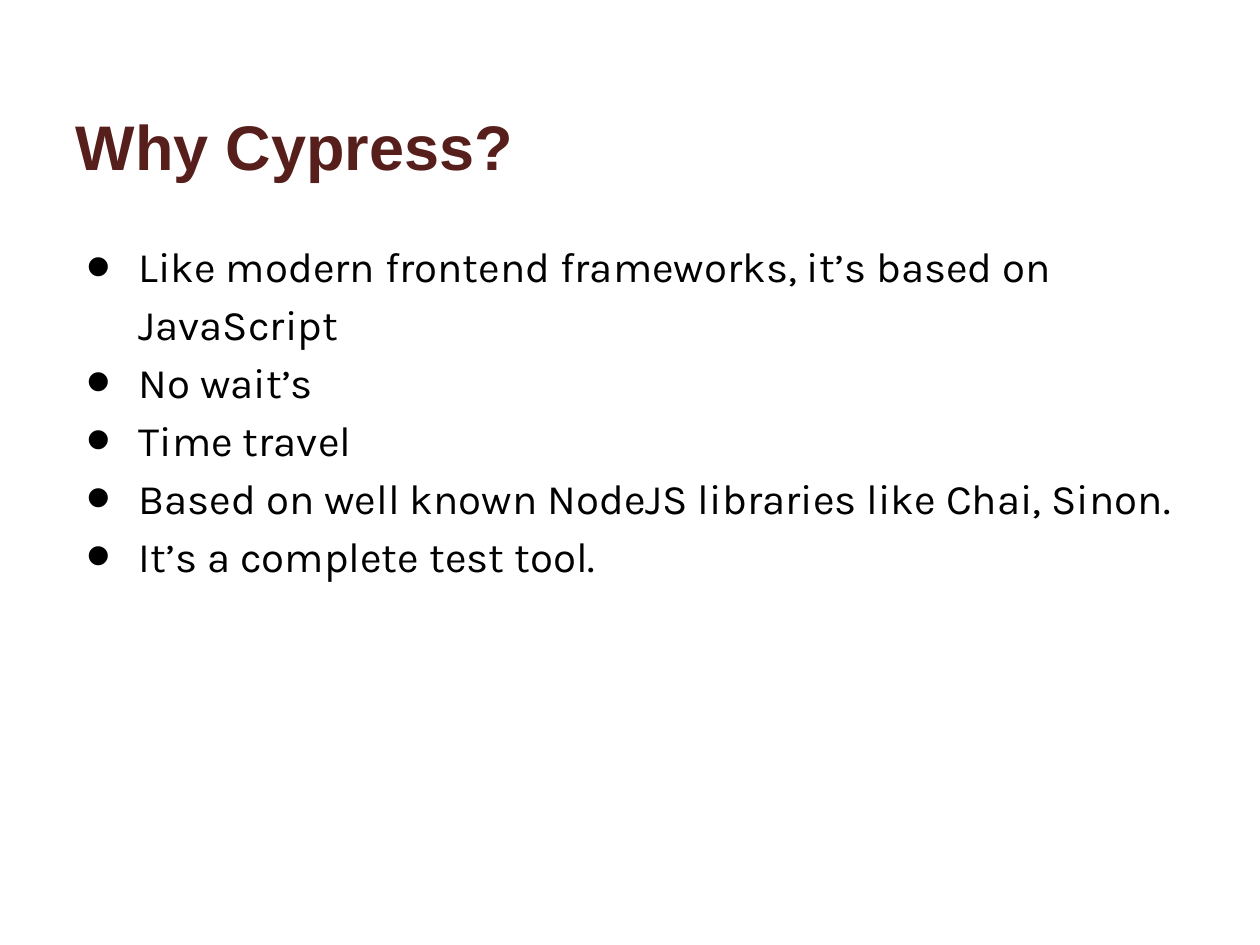
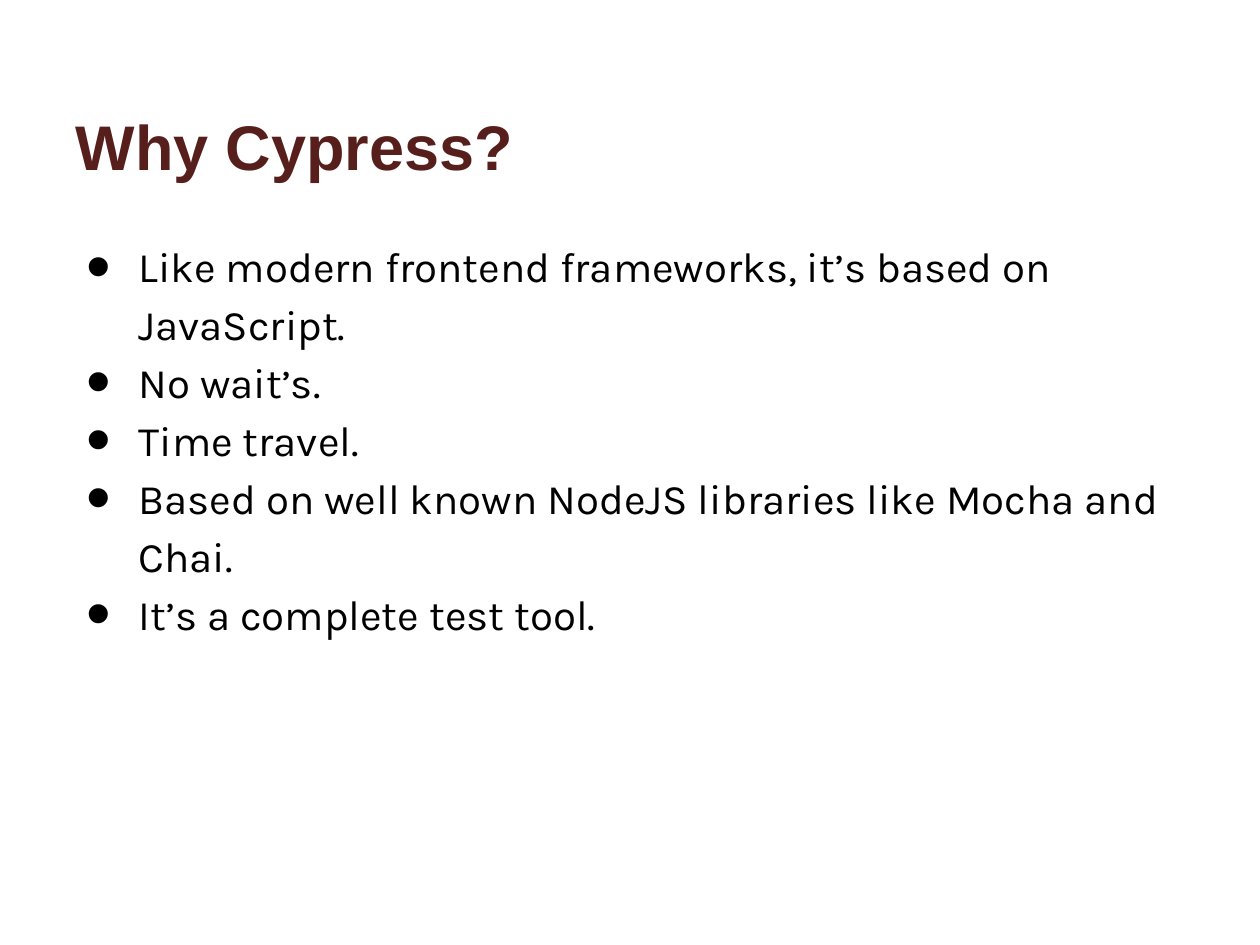
Before and after one commit to andekd/CypressWS, a slide deck: slide 3 of workshop/CypressWS.pptx. Drawn at 1260x945 pixels with LibreOffice and Linux fonts; fonts in the diff are those of the drawing; background and template pictures are left out. Boxes give left, top, right and bottom in pixels: in the first picture for what was removed or moved away, otherwise in the second. Text is boxed around its words. In the diff, an @@ line names an element or a change of style, - is before the commit and + after.

```diff
--- a/workshop/CypressWS.pptx
+++ b/workshop/CypressWS.pptx
@@ text at <box>139,253,1158,573</box>: text changed @@
-• Like modern frontend frameworks, it’s based on JavaScript
-• No wait’s
-• Time travel
-• Based on well known NodeJS libraries like Chai, Sinon.
+• Like modern frontend frameworks, it’s based on JavaScript.
+• No wait’s.
+• Time travel.
+• Based on well known NodeJS libraries like Mocha and Chai.
```
Also in this commit, not shown: 3 other files.
